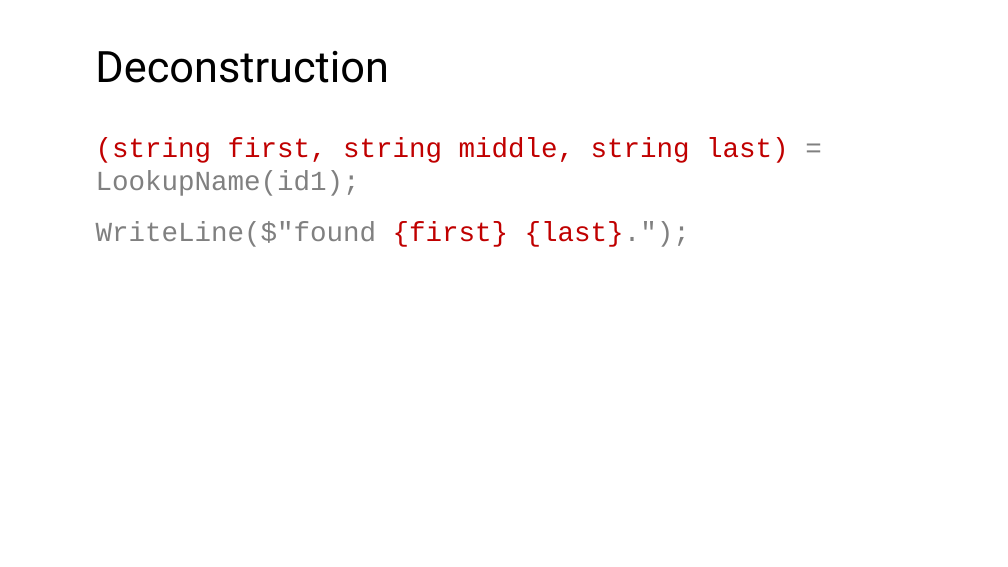
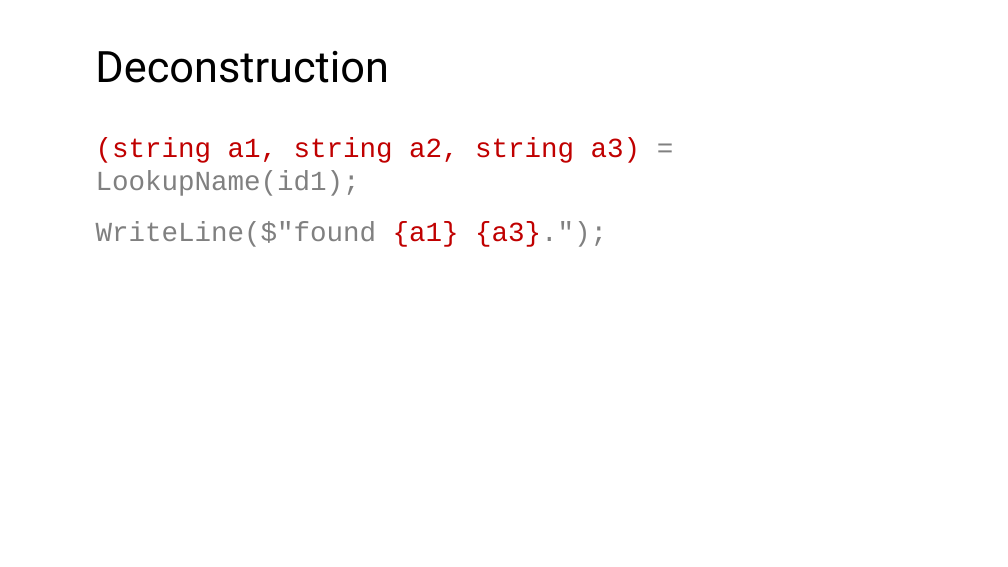
Before and after one commit to softawaregmbh/samples-wpf-uwp, a slide deck: slide 10 of csharp/slides/csharp7.pptx. Drawn at 1008x567 pixels with LibreOffice and Linux fonts; fonts in the diff are those of the drawing. Boxes give left, top, right and bottom in pixels: in the first picture for what was removed or moved away, otherwise in the second. Text is boxed around its words. In the diff, an @@ line names an element or a change of style, - is before the commit and + after.

```diff
--- a/csharp/slides/csharp7.pptx
+++ b/csharp/slides/csharp7.pptx
@@ text at [96, 138, 641, 247]: text changed; text colour #C00000 to #808080 @@
-(string first, string middle, string last) = LookupName(id1);
-WriteLine($"found {first} {last}.");
+(string a1, string a2, string a3) = LookupName(id1);
+WriteLine($"found {a1} {a3}.");
```
Also in this commit, not shown: 2 other slides changed, 48 other files.
